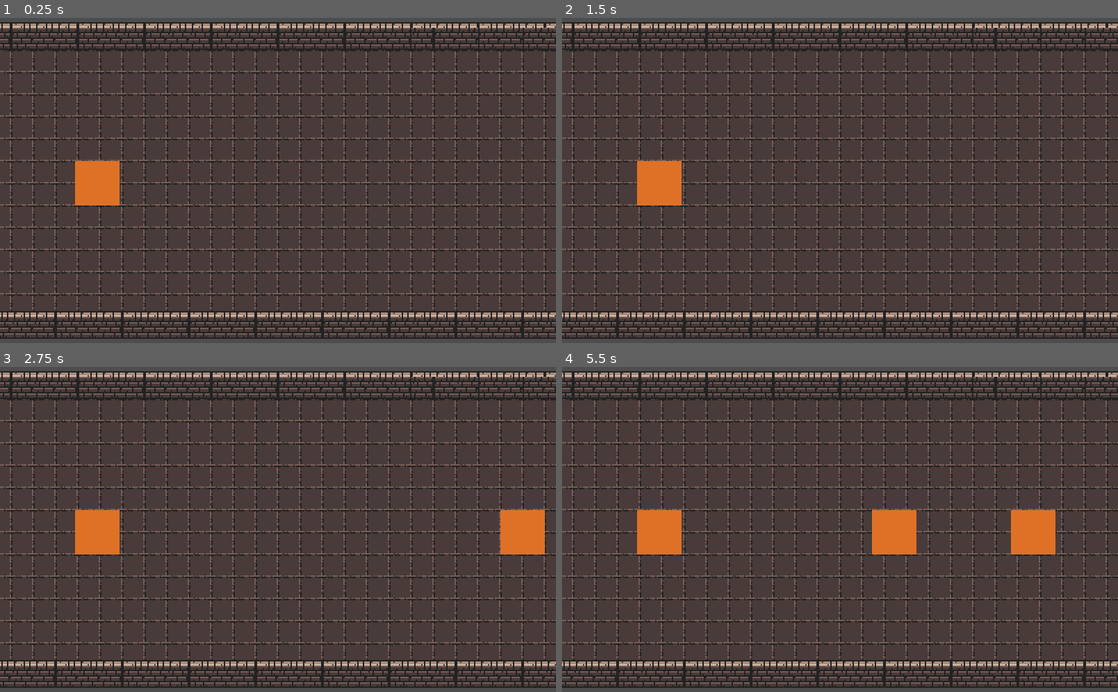
Above: before the commit, frames 1-4 (two rows, left to right).
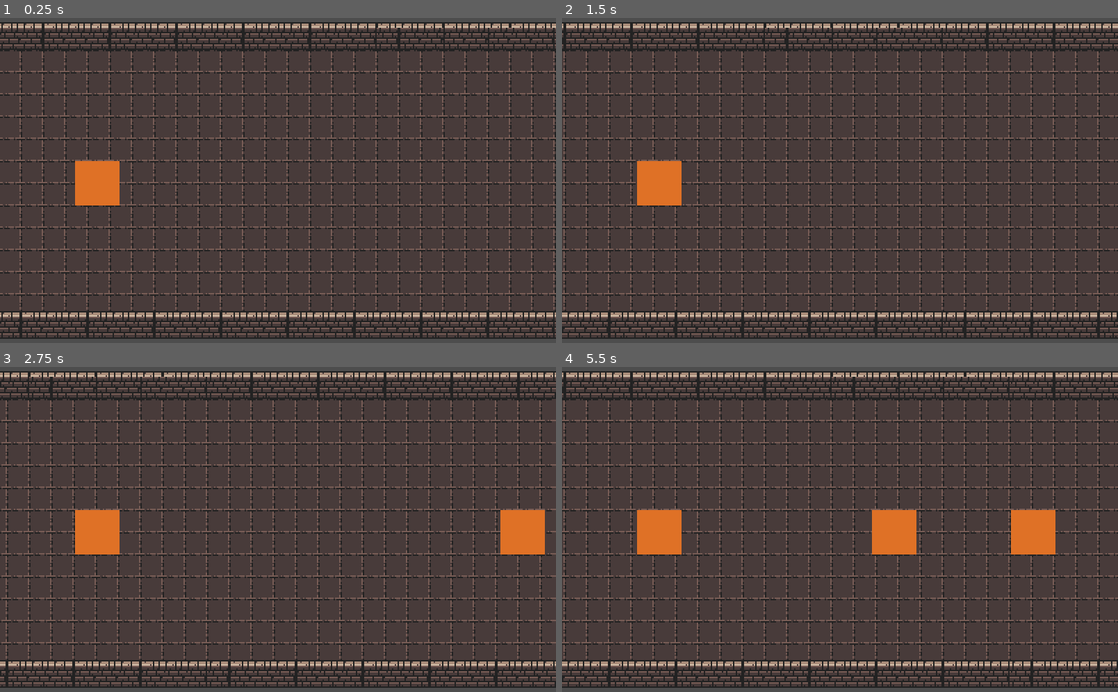
Above: after the commit, the same moments.

Repository: VyomeshJ/gdg2025-2
Game: Godot game, scene res://Scenes/main.tscn
Same seed, same stepped clock (60 frames per second), same inputs: the game is played once before the commit and once after it.
Inputs:
- Up to frame 1 (0.25 s): no input
- Up to frame 2 (1.5 s): no input
- Up to frame 3 (2.75 s): no input
- Up to frame 4 (5.5 s): no input

The runs differ from the first frame. In frame 1, 19% of the frame differs, in the area x 0-100%, y 1-99%; in frame 2, 21%; in frame 3, 20%; in frame 4, 21%.

Commit message:
Update ScrollerScript.gd

Diff:
--- a/Scripts/ScrollerScript.gd
+++ b/Scripts/ScrollerScript.gd
@@ -1,6 +1,6 @@
 extends Node2D
 
-static var speed = 0
+static var speed = 100
 
 func _physics_process(delta: float) -> void:
 	position.x -= speed * delta
